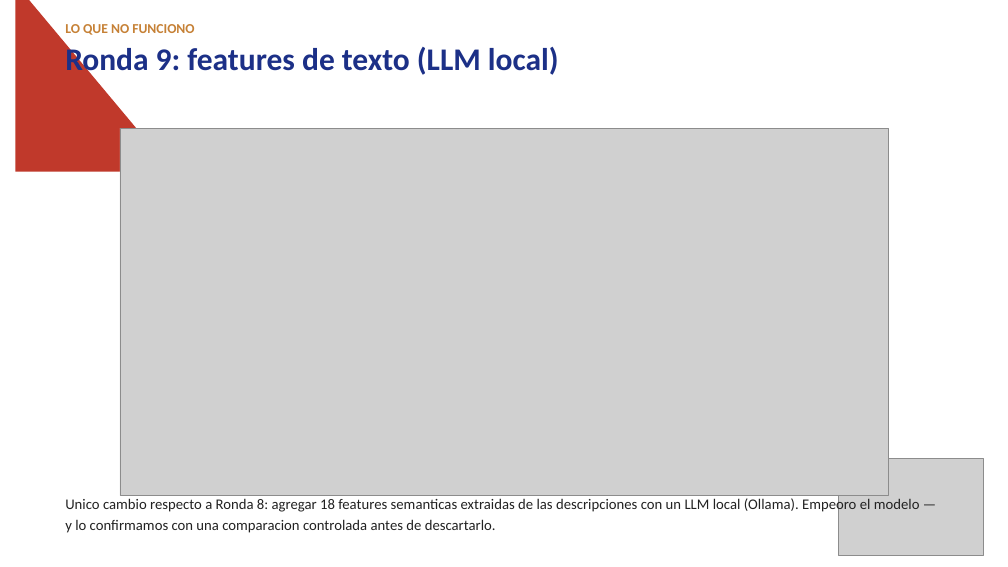
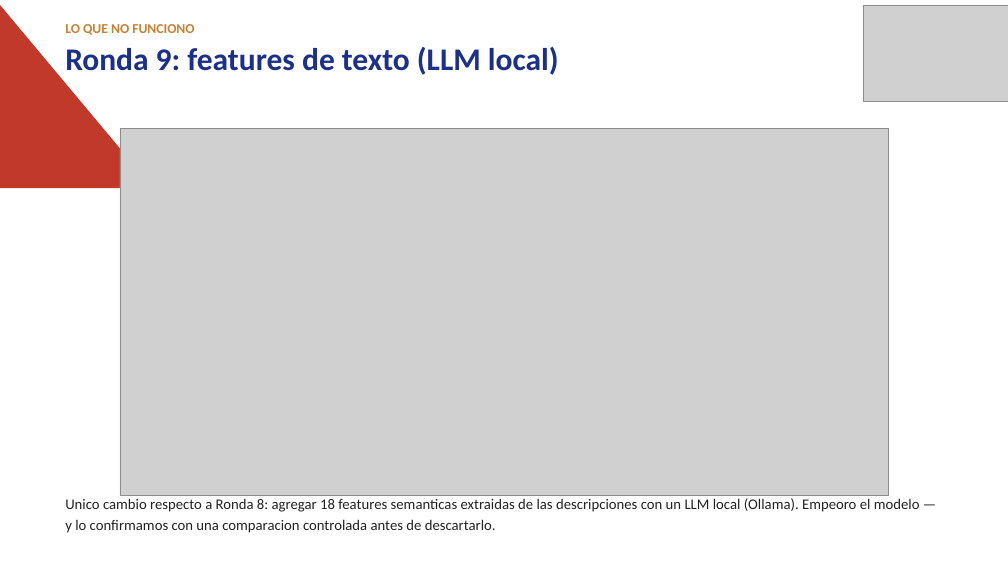
Before and after one commit to martinceriotti/26ROS_Sam, a slide deck: slide 5 of reports/resumen_proyecto_SAM.pptx. Drawn at 1008x567 pixels with LibreOffice and Linux fonts; fonts in the diff are those of the drawing; grey boxes stand for pictures. Boxes give left, top, right and bottom in pixels: in the first picture for what was removed or moved away, otherwise in the second. Text is boxed around its words. In the diff, an @@ line names an element or a change of style, - is before the commit and + after.

```diff
--- a/reports/resumen_proyecto_SAM.pptx
+++ b/reports/resumen_proyecto_SAM.pptx
@@ right triangle: place and size @@
-right triangle at bbox=[15, 0, 172, 172]
+right triangle at bbox=[0, 0, 154, 188]
@@ picture: place and size @@
-picture at bbox=[839, 459, 983, 556]
+picture at bbox=[864, 5, 1008, 102]
```
Also in this commit, not shown: 4 other slides changed, 3 other files.
